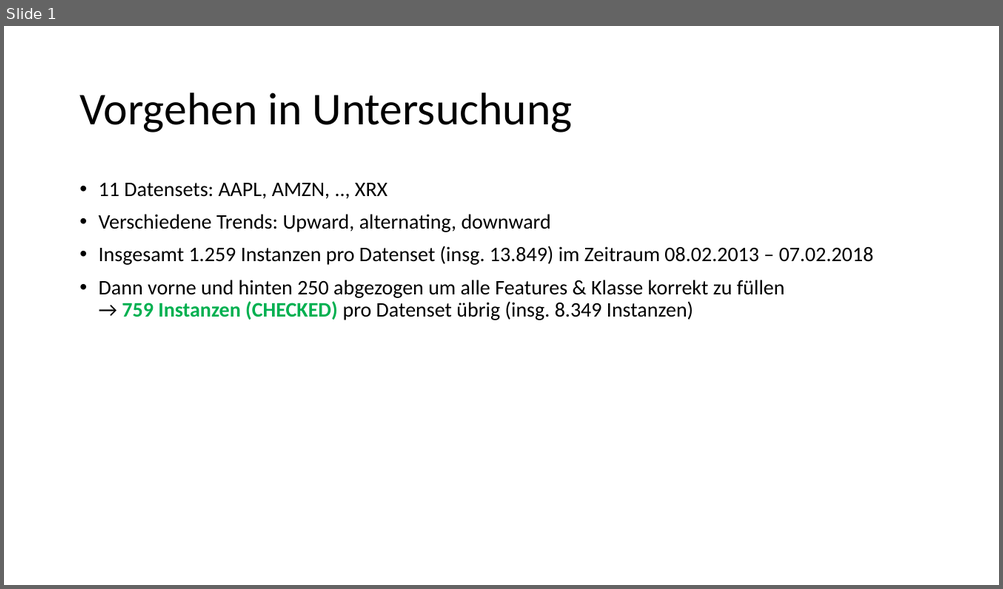
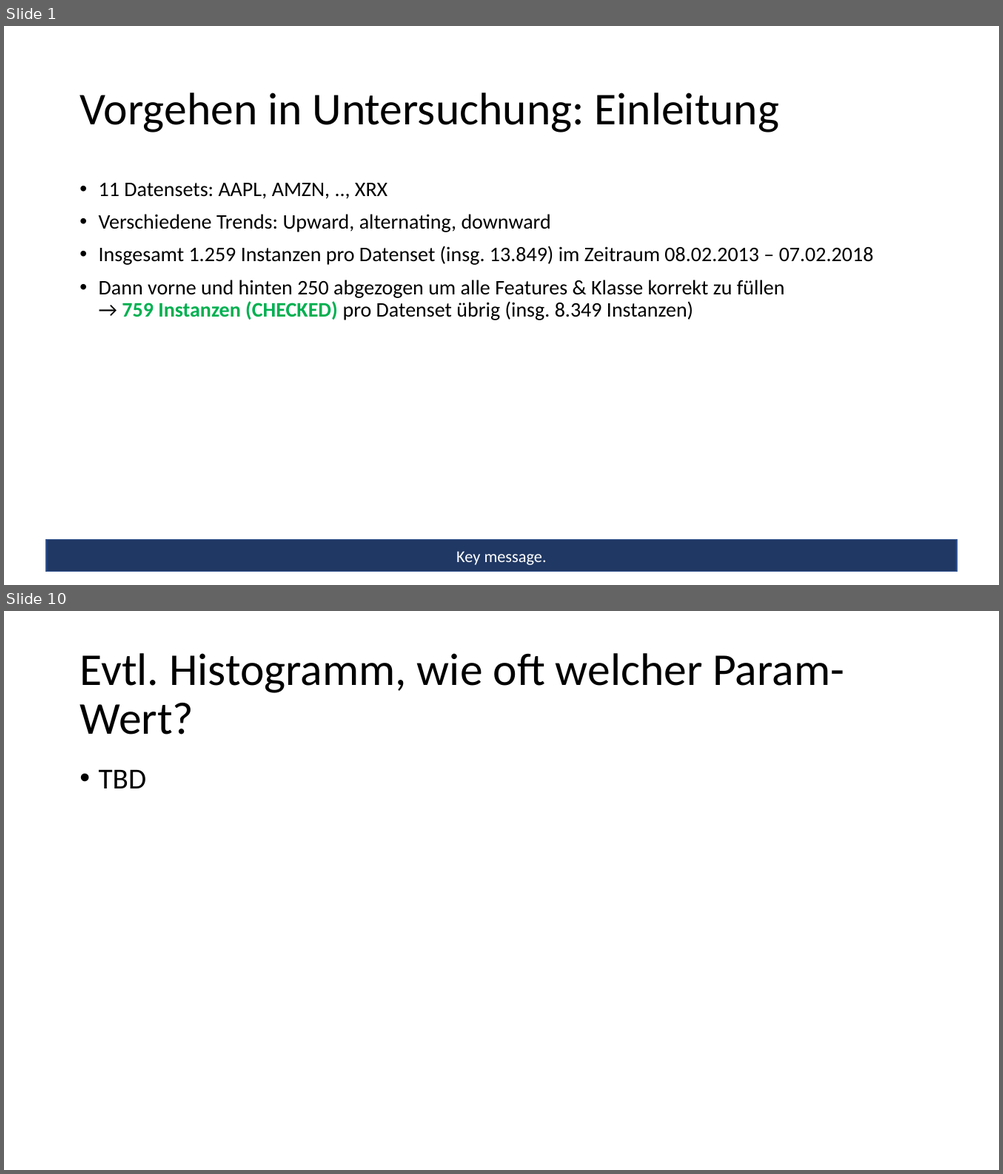
Before and after one commit to feschu/BSc-Thesis-ML, a slide deck: Notes/Dokumentation zum Vorgehen.pptx. Shown one above the other, each under a label of ours: slide 1 before the commit, slides 1 and 10 after it; the slides between them are not shown. The pictures are 1003x589 and 1003x1174 pixels, drawn with LibreOffice and Linux fonts; fonts in the diff are those of the drawing. Boxes give left, top, right and bottom in pixels: in the first picture for what was removed or moved away, otherwise in the second. Text is boxed around its words. In the diff, an @@ line names an element or a change of style, - is before the commit and + after.

```diff
--- a/Notes/Dokumentation zum Vorgehen.pptx
+++ b/Notes/Dokumentation zum Vorgehen.pptx
@@ slide 10 added at bbox=[4, 611, 999, 1170], background #FFFFFF @@
@@ title added at bbox=[79, 653, 844, 735], 44 pt, text #000000 @@
+Evtl. Histogramm, wie oft welcher Param-Wert?
@@ text added at bbox=[99, 770, 146, 789], 28 pt, text #000000 @@
+• TBD
@@ slide 1 changed as well @@
@@ title at bbox=[79, 93, 780, 133]: text changed @@
-Vorgehen in Untersuchung
+Vorgehen in Untersuchung: Einleitung
@@ rectangle added at bbox=[45, 540, 956, 572], fill #203864, outline #325491 1 pt, 16 pt, text #FFFFFF @@
+Key message.
```
Also in this commit, not shown: 14 other slides added, 2 slides removed, 2 other files.
